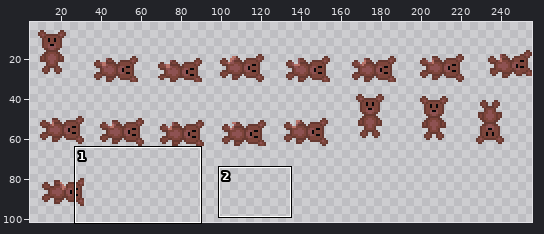
Sprite sheet: Assets/Characters/TBear/Sprites/tbear.png. Above, an overview of the earlier version with the close-up marked.
Close-up. Old version:
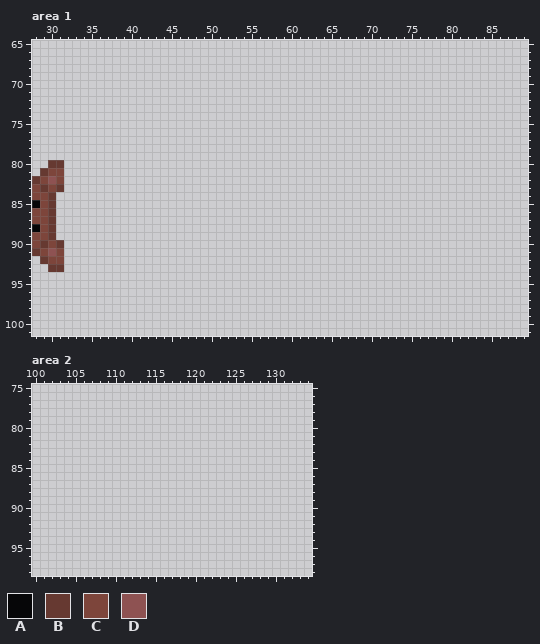
The file is 256x128 pixels. Shown: area 1: x 28..89, y 65..101; area 2: x 100..134, y 75..98. The wide view leaves out empty margins.
Palette (. is transparent): A #060608  B #663931  C #7d453b  D #8e5252
Pixels before, area 1, first column x 28:
80 ..BB
81 .BCC
82 BCDC
83 CBCB
84 CCB.
85 ACB.
86 CCB.
87 CCB.
88 ACB.
89 CCB.
90 CBCB
91 BCDC
92 .BCC
93 ..BB
And afterwards:
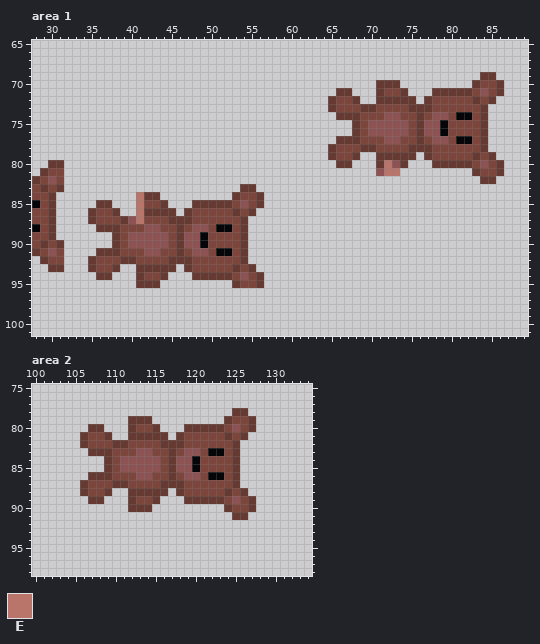
Colours new in this view: E #ba756a
Diff:
Changed rows in their new state; - is an unchanged pixel.
Area 1:
first column x 35:
 69 -------------------------------------------------BB-
 70 ------------------------------------BBB---------BCCB
 71 -------------------------------BB---BCCB---BBBBBCDCB
 72 ------------------------------BCCB--BBBBB-BCCCCCBCB-
 73 ------------------------------BCCCBBCCCCBBBCCCCCCB--
 74 -------------------------------BBBCCCDDCCBCDDCAACB--
 75 ---------------------------------BCDDDDDCBDDACCCCB--
 76 ---------------------------------BCDDDDDCBDDACCCCB--
 77 -------------------------------BBBCCCDDCCBCDDCAACB--
 78 ------------------------------BCCCBBCCCCBBBCCCCCCB--
 79 ------------------------------BCCB--BBBBB-BCCCCCBCB-
 80 -------------------------------BB---BEDB---BBBBBCDCB
 81 ------------------------------------DEE---------BCCB
 82 -------------------------------------------------BB-
 83 -------------------BB-------------------------------
 84 ------EBB---------BCCB------------------------------
 85 -BB---ECCB---BBBBBCDCB------------------------------
 86 BCCB--EBBBB-BCCCCCBCB-------------------------------
 87 BCCCBDECCCBBBCCCCCCB--------------------------------
 88 -BBBCCCDDCCBCDDCAACB--------------------------------
 89 ---BCDDDDDCBDDACCCCB--------------------------------
 90 ---BCDDDDDCBDDACCCCB--------------------------------
 91 -BBBCCCDDCCBCDDCAACB--------------------------------
 92 BCCCBBCCCCBBBCCCCCCB--------------------------------
 93 BCCB--BBBBB-BCCCCCBCB-------------------------------
 94 -BB---BCCB---BBBBBCDCB------------------------------
 95 ------BBB---------BCCB------------------------------
Area 2:
first column x 106:
78 -------------------BB-
79 ------BBB---------BCCB
80 -BB---BCCB---BBBBBCDCB
81 BCCB--BBBBB-BCCCCCBCB-
82 BCCCBBCCCCBBBCCCCCCB--
83 -BBBCCCDDCCBCDDCAACB--
84 ---BCDDDDDCBDDACCCCB--
85 ---BCDDDDDCBDDACCCCB--
86 -BBBCCCDDCCBCDDCAACB--
87 BCCCBBCCCCBBBCCCCCCB--
88 BCCB--BBBBB-BCCCCCBCB-
89 -BB---BCCB---BBBBBCDCB
90 ------BBB---------BCCB
91 -------------------BB-
